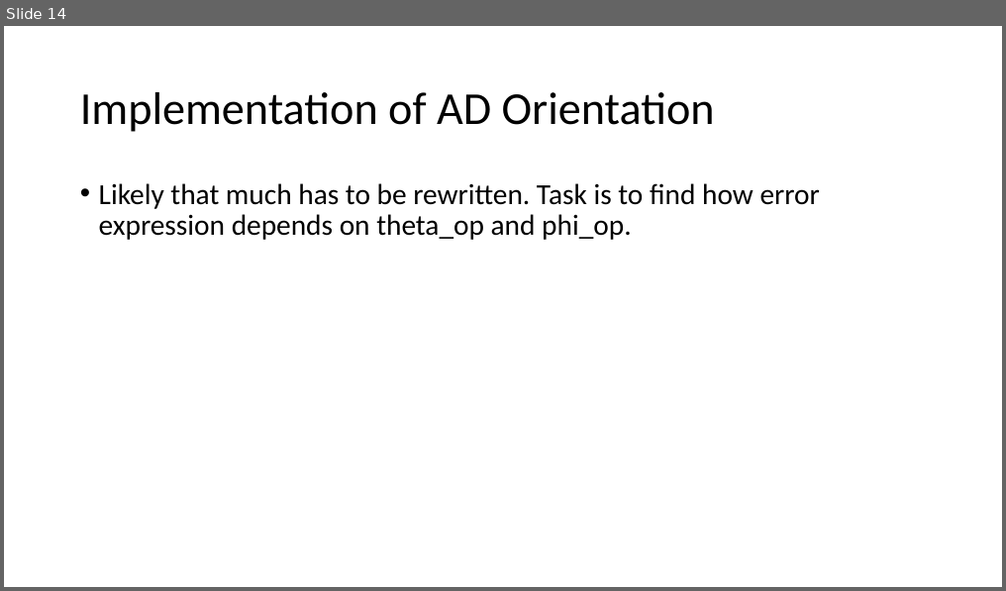
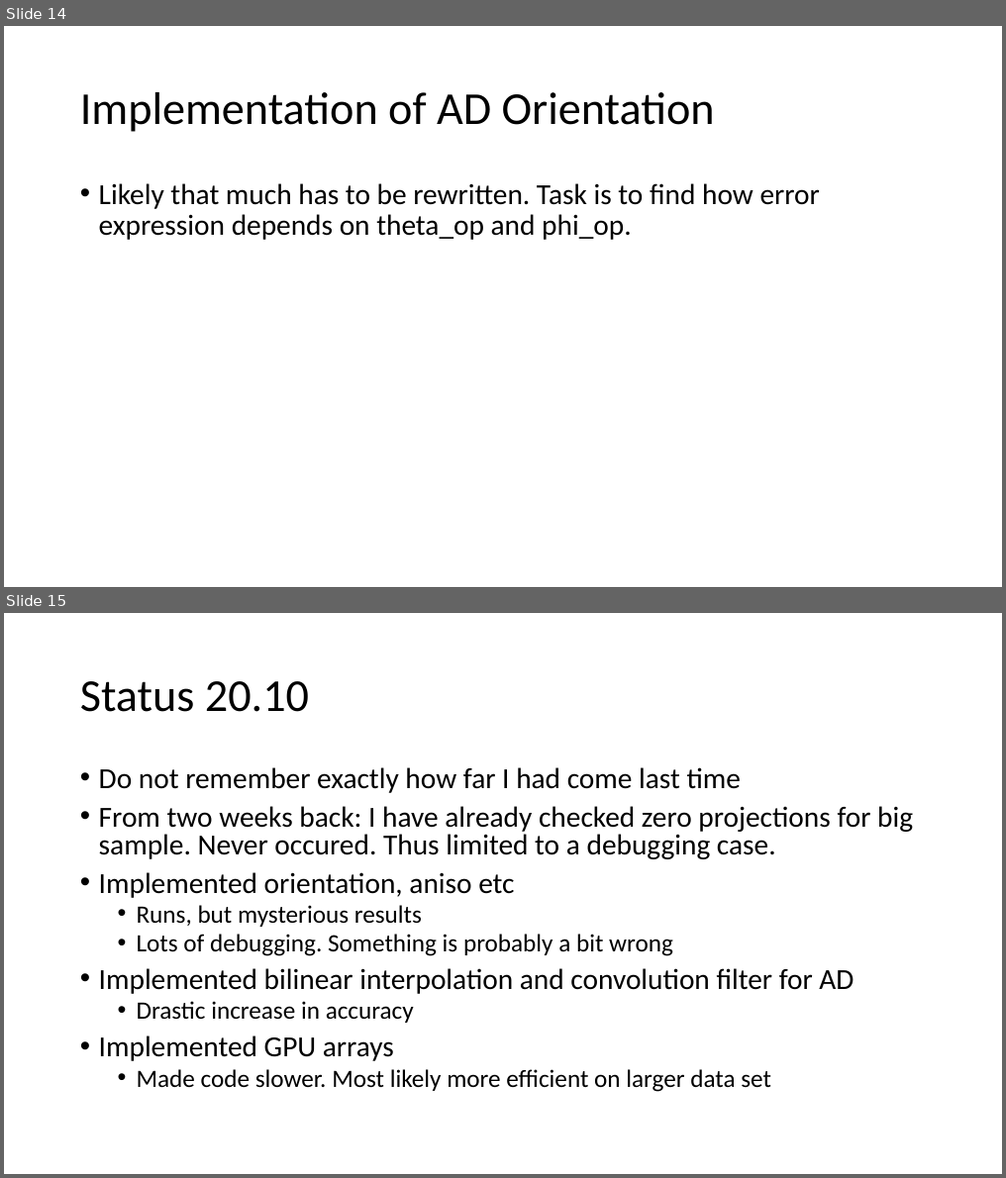
Before and after one commit to RubenDragland/XRD_CT, a slide deck: Doc/20220928 Pres AD Implementation.pptx. Shown one above the other, each under a label of ours: slide 14 before the commit, slides 14 and 15 after it. The pictures are 1006x591 and 1006x1178 pixels, drawn with LibreOffice and Linux fonts; fonts in the diff are those of the drawing. Boxes give left, top, right and bottom in pixels: in the first picture for what was removed or moved away, otherwise in the second. Text is boxed around its words. In the diff, an @@ line names an element or a change of style, - is before the commit and + after.

```diff
--- a/Doc/20220928 Pres AD Implementation.pptx
+++ b/Doc/20220928 Pres AD Implementation.pptx
@@ slide 15 added at (4, 613, 1002, 1174), background #FFFFFF @@
@@ title added at (80, 681, 309, 712), 44 pt, text #000000 @@
+Status 20.10
@@ text added at (99, 767, 913, 1092), 28 pt, text #000000 @@
+• Do not remember exactly how far I had come last time
+• From two weeks back: I have already checked zero projections for big sample. Never occured. Thus limited to a debugging case.
+• Implemented orientation, aniso etc
+  • Runs, but mysterious results
+  • Lots of debugging. Something is probably a bit wrong
+• Implemented bilinear interpolation and convolution filter for AD
+  • Drastic increase in accuracy
+• Implemented GPU arrays
+  • Made code slower. Most likely more efficient on larger data set
```
Also in this commit, not shown: 9 other slides added.
